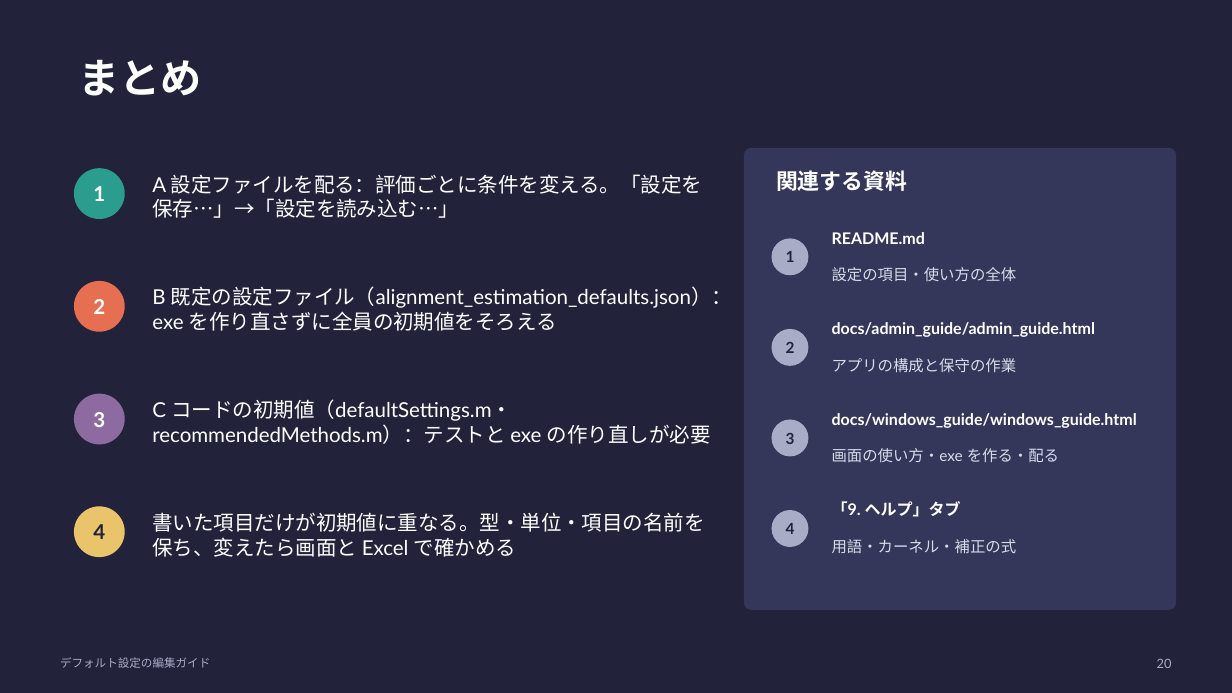
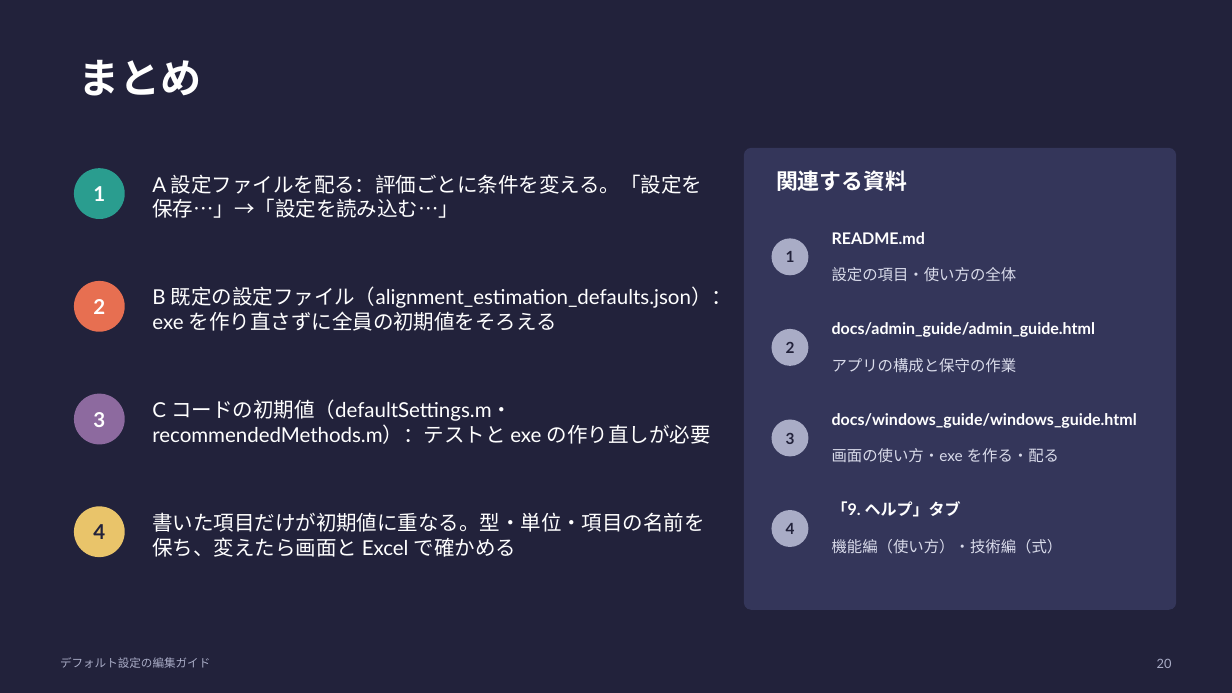
Before and after one commit to rsakamoto-0824/alignment-estimation-benchmark, a slide deck: slide 20 of matlab_app/docs/defaults_guide/デフォルト設定の編集ガイド.pptx. Drawn at 1232x693 pixels with LibreOffice and Linux fonts; fonts in the diff are those of the drawing. Boxes give left, top, right and bottom in pixels: in the first picture for what was removed or moved away, otherwise in the second. Text is boxed around its words. In the diff, an @@ line names an element or a change of style, - is before the commit and + after.

```diff
--- a/matlab_app/docs/defaults_guide/デフォルト設定の編集ガイド.pptx
+++ b/matlab_app/docs/defaults_guide/デフォルト設定の編集ガイド.pptx
@@ text at bbox=[832, 539, 1063, 554]: text changed @@
-用語・カーネル・補正の式
+機能編（使い方）・技術編（式）
```
Also in this commit, not shown: 1 other slide changed, 40 other files.
